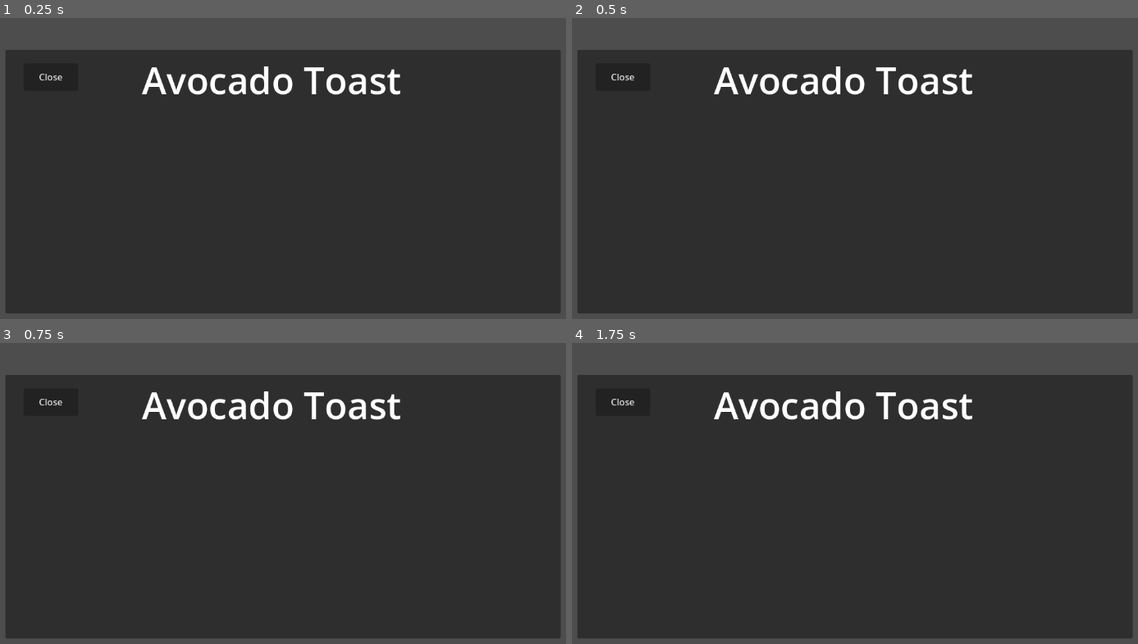
Above: before the commit, frames 1-4 (two rows, left to right).
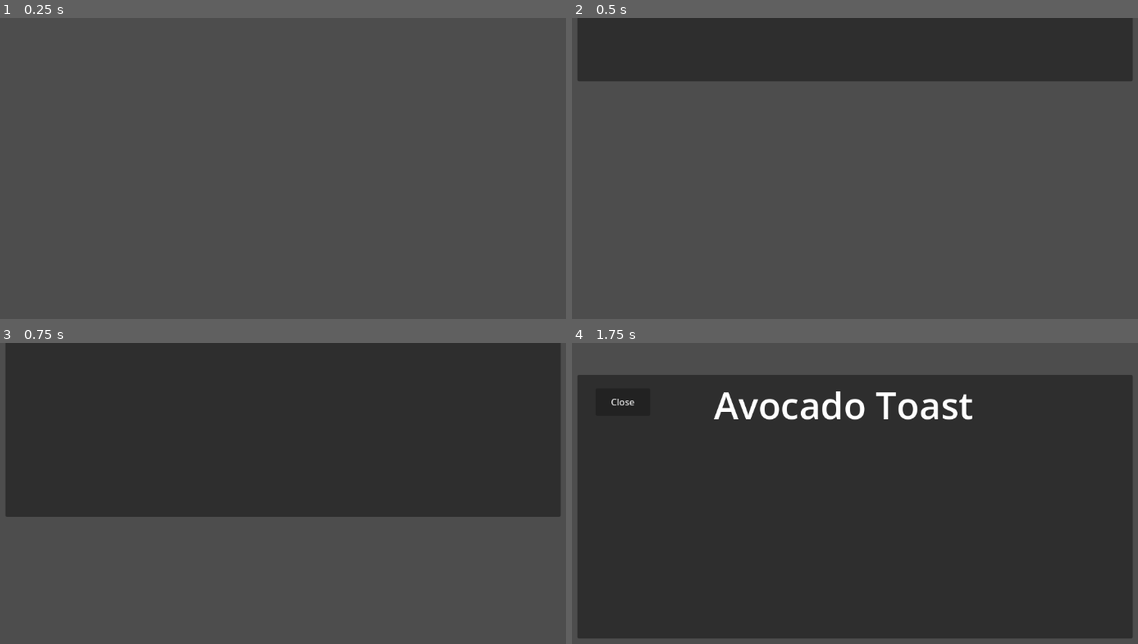
Above: after the commit, the same moments.

Repository: Benicio26/BirdGame
Game: Godot game, scene res://scenes/computer_shop.tscn
Same seed, same stepped clock (60 frames per second), same inputs: the game is played once before the commit and once after it. This scene is started directly instead of the project's main scene.
Inputs (mouse positions are in pixels of both pictures, inside the frame that each line leads up to):
- Up to frame 1 (0.25 s): no input
- Up to frame 2 (0.5 s): no input
- Up to frame 3 (0.75 s): tap Enter (ui_accept) at 0.5 s; move the mouse to (424, 508) at 0.52 s; hold D (move_right) from 0.53 s (still down); hold Shift (sprint) from 0.53 s (still down); right-click (424, 508) at 0.6 s
- Up to frame 4 (1.75 s): tap Enter (ui_accept) at 0.77, 1.25, 1.52 s; move the mouse to (719, 544) at 1.27 s; release D (move_right) at 1.28 s; release Shift (sprint) at 1.28 s; hold S (move_backward) from 1.28 s (still down); tap Shift (sprint) at 1.35 s; right-click (719, 544) at 1.55 s

The runs differ from the first frame. In frame 1, 85% of the frame differs, in the area x 1-99%, y 10-99%; in frame 2, 86%, in the area x 1-99%, y 0-99%; in frame 3, 52%; in frame 4, nothing differs.

Commit message:
Created shop animation
Created shop drop down animation + fixed crosshair

Diff:
--- a/scenes/computer_shop.tscn
+++ b/scenes/computer_shop.tscn
@@ -1,9 +1,92 @@
-[gd_scene load_steps=2 format=3 uid="uid://cykn36xyocgxl"]
+[gd_scene load_steps=6 format=3 uid="uid://cykn36xyocgxl"]
 
 [ext_resource type="Script" path="res://scripts/computer_shop.gd" id="1_iaxr7"]
 
+[sub_resource type="Animation" id="Animation_wqcik"]
+resource_name = "TransIn"
+tracks/0/type = "bezier"
+tracks/0/imported = false
+tracks/0/enabled = true
+tracks/0/path = NodePath(".:offset:x")
+tracks/0/interp = 1
+tracks/0/loop_wrap = true
+tracks/0/keys = {
+"handle_modes": PackedInt32Array(0, 0),
+"points": PackedFloat32Array(0, -0.25, 0, 0.25, 0, 0, -0.25, 0, 0.25, 0),
+"times": PackedFloat32Array(0, 1)
+}
+tracks/1/type = "bezier"
+tracks/1/imported = false
+tracks/1/enabled = true
+tracks/1/path = NodePath(".:offset:y")
+tracks/1/interp = 1
+tracks/1/loop_wrap = true
+tracks/1/keys = {
+"handle_modes": PackedInt32Array(0, 0),
+"points": PackedFloat32Array(-550, -0.25, 0, 0.25, 0, 0, 0, 0, 0, 0),
+"times": PackedFloat32Array(0.166667, 0.966667)
+}
+
+[sub_resource type="Animation" id="Animation_ty7bd"]
+resource_name = "TransOut"
+tracks/0/type = "bezier"
+tracks/0/imported = false
+tracks/0/enabled = true
+tracks/0/path = NodePath(".:offset:x")
+tracks/0/interp = 1
+tracks/0/loop_wrap = true
+tracks/0/keys = {
+"handle_modes": PackedInt32Array(0, 0),
+"points": PackedFloat32Array(0, -0.25, 0, 0.25, 0, 0, -0.25, 0, 0.25, 0),
+"times": PackedFloat32Array(0, 1)
+}
+tracks/1/type = "bezier"
+tracks/1/imported = false
+tracks/1/enabled = true
+tracks/1/path = NodePath(".:offset:y")
+tracks/1/interp = 1
+tracks/1/loop_wrap = true
+tracks/1/keys = {
+"handle_modes": PackedInt32Array(0, 0),
+"points": PackedFloat32Array(0, -0.25, 0, 0.25, 0, 600, -0.25, 0, 0.25, 0),
+"times": PackedFloat32Array(0.233333, 0.833333)
+}
+
+[sub_resource type="Animation" id="Animation_dkufy"]
+length = 0.001
+tracks/0/type = "bezier"
+tracks/0/imported = false
+tracks/0/enabled = true
+tracks/0/path = NodePath(".:offset:x")
+tracks/0/interp = 1
+tracks/0/loop_wrap = true
+tracks/0/keys = {
+"handle_modes": PackedInt32Array(0),
+"points": PackedFloat32Array(0, -0.25, 0, 0.25, 0),
+"times": PackedFloat32Array(0)
+}
+tracks/1/type = "bezier"
+tracks/1/imported = false
+tracks/1/enabled = true
+tracks/1/path = NodePath(".:offset:y")
+tracks/1/interp = 1
+tracks/1/loop_wrap = true
+tracks/1/keys = {
+"handle_modes": PackedInt32Array(0),
+"points": PackedFloat32Array(0, -0.25, 0, 0.25, 0),
+"times": PackedFloat32Array(0)
+}
+
+[sub_resource type="AnimationLibrary" id="AnimationLibrary_n0vw1"]
+_data = {
+"RESET": SubResource("Animation_dkufy"),
+"TransIn": SubResource("Animation_wqcik"),
+"TransOut": SubResource("Animation_ty7bd")
+}
+
 [node name="ComputerShop" type="Node2D"]
 process_mode = 3
+position = Vector2(0, -600)
 script = ExtResource("1_iaxr7")
 
 [node name="CanvasLayer" type="CanvasLayer" parent="."]
@@ -24,6 +107,7 @@
 grow_horizontal = 2
 grow_vertical = 2
 size_flags_horizontal = 4
+metadata/_edit_use_anchors_ = true
 
 [node name="RichTextLabel" type="RichTextLabel" parent="CanvasLayer/Control"]
 layout_mode = 1
@@ -40,6 +124,7 @@
 grow_vertical = 2
 theme_override_font_sizes/normal_font_size = 65
 text = "Avocado Toast"
+metadata/_edit_use_anchors_ = true
 
 [node name="CloseShop" type="Button" parent="CanvasLayer/Control"]
 layout_mode = 0
@@ -49,6 +134,13 @@
 offset_bottom = -196.0
 text = "Close"
 autowrap_mode = 3
+metadata/_edit_use_anchors_ = true
+
+[node name="Anim" type="AnimationPlayer" parent="."]
+root_node = NodePath("../CanvasLayer")
+libraries = {
+"": SubResource("AnimationLibrary_n0vw1")
+}
 
 [connection signal="pressed" from="CanvasLayer/Control/CloseShop" to="." method="_on_close_shop_pressed"]
-[connection signal="pressed" from="CanvasLayer/Control/CloseShop" to="." method="_on_button_pressed"]
+[connection signal="animation_finished" from="Anim" to="." method="_on_anim_animation_finished"]
--- a/scenes/main.tscn
+++ b/scenes/main.tscn
@@ -21,7 +21,7 @@
 "
 
 [sub_resource type="BoxShape3D" id="BoxShape3D_1xfw6"]
-size = Vector3(0.41, 1, 1)
+size = Vector3(0.3, 1.03, 1)
 
 [sub_resource type="BoxMesh" id="BoxMesh_8cscp"]
 
@@ -100,6 +100,13 @@
 operation = 2
 size = Vector3(1, 2.5, 4.6)
 
+[node name="CSGBox3D" type="CSGBox3D" parent="stage"]
+transform = Transform3D(1, 0, 0, 0, 1, 0, 0, 0, 1, -3.75, 0.85, 2.85)
+size = Vector3(0.9, 0.1, 0.3)
+
+[node name="CSGSphere3D" type="CSGSphere3D" parent="stage/CSGBox3D"]
+transform = Transform3D(0.1, 0, 0, 0, 0.12, 0, 0, 0, 0.29, -0.7, 0, 0)
+
 [node name="Window2" type="CSGBox3D" parent="stage"]
 transform = Transform3D(1, 0, 0, 0, 1, 0, 0, 0, 1, -0.4, 2.9, 4)
 operation = 2
@@ -114,11 +121,11 @@
 script = SubResource("GDScript_6axlm")
 
 [node name="ComputerCollision" type="CollisionShape3D" parent="stage/Computer"]
-transform = Transform3D(1, 0, -3.55271e-15, 0, 1, -1.42109e-14, 3.55271e-15, 1.42109e-14, 1, 0.00999999, 0, 0)
+transform = Transform3D(1, 0, 0, 0, 1, 8.35189e-23, 0, 8.35188e-23, 1, 0.01, 0, 0)
 shape = SubResource("BoxShape3D_1xfw6")
 
 [node name="Computer_Mesh" type="MeshInstance3D" parent="stage/Computer"]
-transform = Transform3D(0.4, 0, -3.55271e-15, 0, 1, -1.42109e-14, 1.42108e-15, 1.42109e-14, 1, 0.00999999, 0, 0)
+transform = Transform3D(0.28, 0, -3.55271e-15, 0, 1.04, -1.42109e-14, 9.94756e-16, 1.42109e-14, 1, 0.00999999, 0, 0)
 mesh = SubResource("BoxMesh_8cscp")
 skeleton = NodePath("../ComputerCollision")
 
--- a/scenes/player.tscn
+++ b/scenes/player.tscn
@@ -9,7 +9,23 @@
 
 [sub_resource type="CapsuleShape3D" id="CapsuleShape3D_jihjq"]
 margin = 0.0
+radius = 0.35
 height = 1.8
+
+[sub_resource type="Animation" id="Animation_g87ku"]
+length = 0.001
+tracks/0/type = "value"
+tracks/0/imported = false
+tracks/0/enabled = true
+tracks/0/path = NodePath(".:dot_radius")
+tracks/0/interp = 1
+tracks/0/loop_wrap = true
+tracks/0/keys = {
+"times": PackedFloat32Array(0),
+"transitions": PackedFloat32Array(1),
+"update": 0,
+"values": [1.0]
+}
 
 [sub_resource type="Animation" id="Animation_h5wvh"]
 resource_name = "increase_size"
@@ -25,21 +41,6 @@
 "transitions": PackedFloat32Array(1),
 "update": 0,
 "values": [5.0]
-}
-
-[sub_resource type="Animation" id="Animation_g87ku"]
-length = 0.001
-tracks/0/type = "value"
-tracks/0/imported = false
-tracks/0/enabled = true
-tracks/0/path = NodePath(".:dot_radius")
-tracks/0/interp = 1
-tracks/0/loop_wrap = true
-tracks/0/keys = {
-"times": PackedFloat32Array(0),
-"transitions": PackedFloat32Array(1),
-"update": 0,
-"values": [1.0]
 }
 
 [sub_resource type="AnimationLibrary" id="AnimationLibrary_ve6v1"]
@@ -101,4 +102,4 @@
 }
 
 [node name="object_detection_ray" type="RayCast3D" parent="head/Camera3D"]
-transform = Transform3D(1, 0, 0, 0, 9.47484e-08, -1, 0, 3.17922, 2.98023e-08, 0, 0, -0.1)
+transform = Transform3D(1, 0, 0, 0, 7.57987e-08, -1, 0, 2.54338, 2.98023e-08, 0, 0, -0.1)
--- a/scripts/computer_shop.gd
+++ b/scripts/computer_shop.gd
@@ -1,7 +1,9 @@
 extends Node2D
+@onready var anim: AnimationPlayer = $Anim
 
 # Called when the node enters the scene tree for the first time.
 func _ready() -> void:
+	anim.play("TransIn")
 	get_tree().paused = true
 	Input.set_mouse_mode(Input.MOUSE_MODE_VISIBLE)
 
@@ -12,9 +14,14 @@
 
 
 func _on_close_shop_pressed():
-	queue_free()
+	anim.play("TransOut")
 
 
 func _exit_tree() -> void:
+	Input.set_mouse_mode(Input.MOUSE_MODE_CAPTURED)
 	get_tree().paused = false
-	Input.set_mouse_mode(Input.MOUSE_MODE_CAPTURED)
+
+
+func _on_anim_animation_finished(anim_name: StringName) -> void:
+	if anim_name == "TransOut":
+		queue_free()
--- a/scripts/crosshair.gd
+++ b/scripts/crosshair.gd
@@ -1,7 +1,7 @@
 extends CenterContainer
+# object vars
 @onready var object_detection_ray: RayCast3D = $"../../object_detection_ray"
 @onready var animation_player: AnimationPlayer = $AnimationPlayer
-
 
 # crosshair vars
 @export var dot_radius : float = 1.0
--- a/scripts/player.gd
+++ b/scripts/player.gd
@@ -26,7 +26,7 @@
 # input vars
 const mouse_sens = 0.15
 const walking_fov : float = 75
-const sprint_fov : float = 100
+const sprint_fov : float = 90
 var direction = Vector3.ZERO
 
 # game states vars
